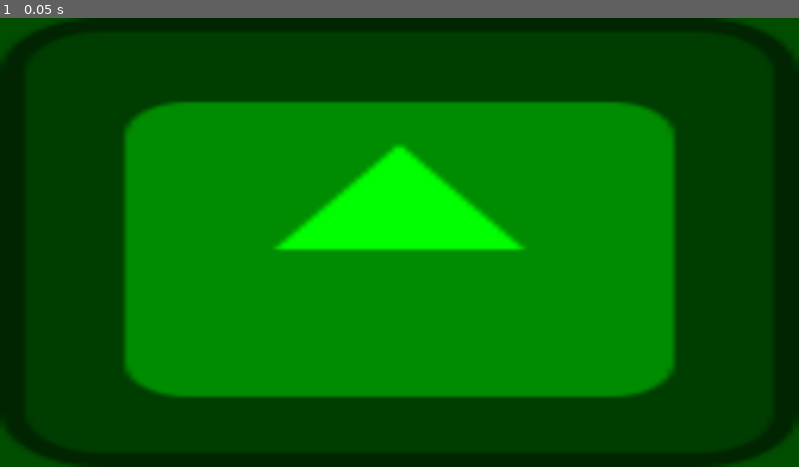
Above: before the commit, frame 1.
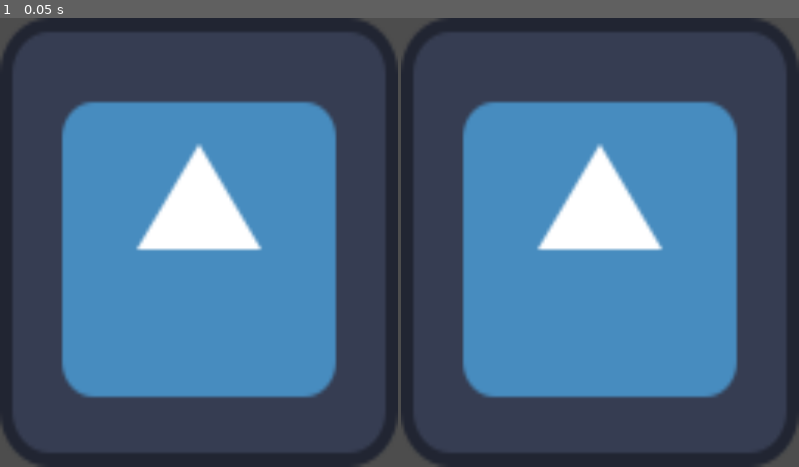
Above: after the commit, the same moment.

Repository: ramblingstranger/shader-issue-mrp
Game: Godot game, scene res://test.tscn
The game is run twice, just before and just after one commit, with the same random seed, the same clock (stepped at 60 frames per second) and the same inputs. The engine's default icon, where the game draws it, is replaced by a stand-in: a white triangle on a blue panel in a dark square.
Inputs:
- Up to frame 1 (0.05 s): no input

The runs differ from the first frame. In frame 1, 100% of the frame differs, in the area x 0-100%, y 0-100%.

Commit message:
Simplify shader

Diff:
--- a/test.gdshader
+++ b/test.gdshader
@@ -2,10 +2,12 @@
 
 uniform sampler2D image;
 
-uniform vec4[1] colors : source_color;
+void fragment()
+{
+	vec4 pixel = texture(image, UV);
 
-void fragment() {
-	vec4 pixel = texture(image, UV);
+	// This line causes the problem
 	vec4[1] pixels = {pixel};
-	COLOR = pixels[0] * colors[0];
+
+	COLOR = pixels[0];
 }
--- a/test.tscn
+++ b/test.tscn
@@ -1,34 +1,29 @@
-[gd_scene load_steps=6 format=3 uid="uid://u4htbt0baf6k"]
+[gd_scene load_steps=5 format=3 uid="uid://u4htbt0baf6k"]
 
 [ext_resource type="Shader" path="res://test.gdshader" id="1_u3ehw"]
 [ext_resource type="Texture2D" uid="uid://c8s6by6sy6sds" path="res://icon.svg" id="2_108u4"]
 
-[sub_resource type="ViewportTexture" id="ViewportTexture_0c1nj"]
-viewport_path = NodePath("SubViewport")
-
 [sub_resource type="ShaderMaterial" id="ShaderMaterial_c2edr"]
 resource_local_to_scene = true
 shader = ExtResource("1_u3ehw")
-shader_parameter/colors = PackedColorArray(0, 1, 0, 1)
-shader_parameter/image = SubResource("ViewportTexture_0c1nj")
+shader_parameter/image = ExtResource("2_108u4")
 
-[sub_resource type="PlaceholderTexture2D" id="PlaceholderTexture2D_gswio"]
+[sub_resource type="PlaceholderTexture2D" id="PlaceholderTexture2D_7tket"]
 
-[node name="TextureRect" type="TextureRect"]
-material = SubResource("ShaderMaterial_c2edr")
+[node name="HBoxContainer" type="HBoxContainer"]
 anchors_preset = 15
 anchor_right = 1.0
 anchor_bottom = 1.0
 grow_horizontal = 2
 grow_vertical = 2
-texture = SubResource("PlaceholderTexture2D_gswio")
 
-[node name="SubViewport" type="SubViewport" parent="."]
+[node name="TextureRect" type="TextureRect" parent="."]
+layout_mode = 2
+size_flags_horizontal = 3
+texture = ExtResource("2_108u4")
 
-[node name="TextureRect" type="TextureRect" parent="SubViewport"]
-anchors_preset = 15
-anchor_right = 1.0
-anchor_bottom = 1.0
-grow_horizontal = 2
-grow_vertical = 2
-texture = ExtResource("2_108u4")
+[node name="TextureRect2" type="TextureRect" parent="."]
+material = SubResource("ShaderMaterial_c2edr")
+layout_mode = 2
+size_flags_horizontal = 3
+texture = SubResource("PlaceholderTexture2D_7tket")
Not shown, changed: index.html
Not shown, changed: index.pck
